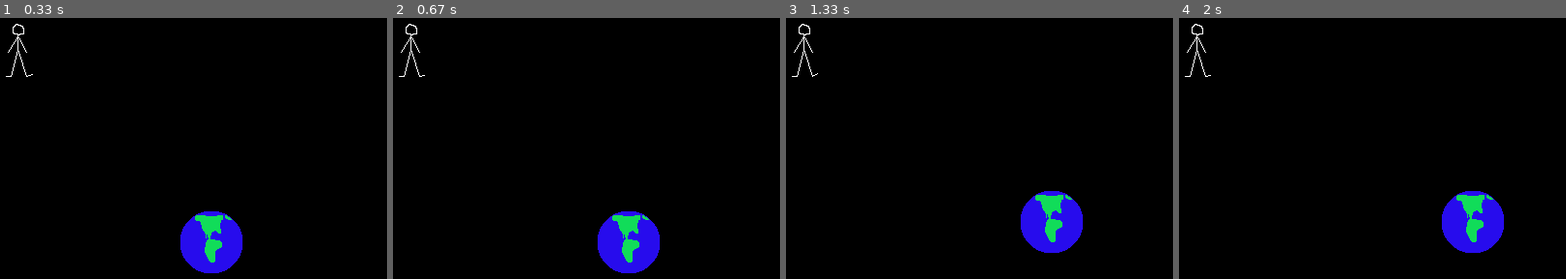
Above: before the commit, frames 1-4 (left to right).
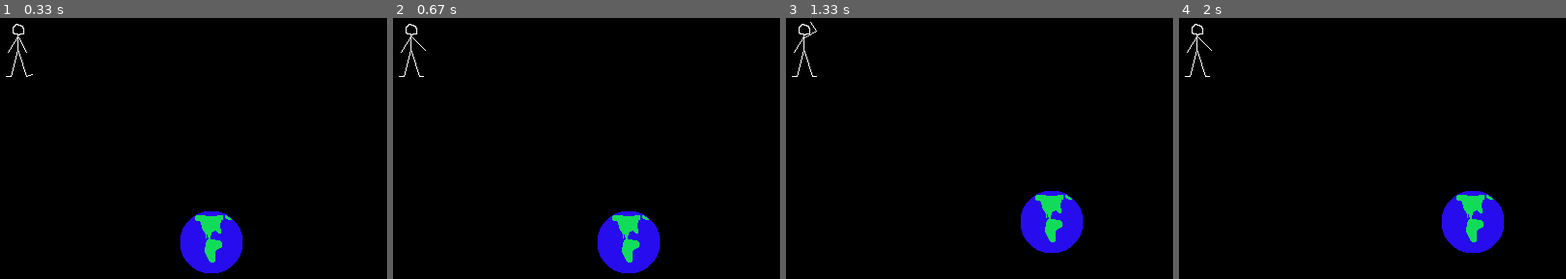
Above: after the commit, the same moments.

Repository: diegodukao/hello_pygame
Game: pygame game, started from hello_pygame.py
The game is run twice, just before and just after one commit, with the same random seed, the same clock (stepped at 60 frames per second) and the same inputs. The source is Python 2; it was converted automatically to run under Python 3.
Inputs:
- Up to frame 1 (0.33 s): no input
- Up to frame 2 (0.67 s): hold Right from 0.33 s (still down)
- Up to frame 3 (1.33 s): release Right at 0.8 s; hold Up 0.83-1.13 s; hold Right from 1.17 s (still down)
- Up to frame 4 (2 s): release Right at 1.63 s; hold Left from 1.67 s (still down)

Frame 1 is identical in both runs. In frame 2, less than 0.1% of the frame differs, in the area x 4-9%, y 7-23%; in frame 3, less than 0.1%, in the area x 5-9%, y 1-23%; in frame 4, less than 0.1%.

Commit message:
The usage of a multi-line image of frames is now allowed.

Diff:
--- a/animated_sprite.py
+++ b/animated_sprite.py
@@ -5,7 +5,7 @@
 class AnimatedSprite(sprite.Sprite):
     def __init__(self, position, image_frames, fps=10):
         sprite.Sprite.__init__(self)
-        self.frames = self.get_frames(image_frames, 1, 4)
+        self.frames = self.get_frames(image_frames, 3, 4)
         self.image = self.frames[0]
         self.rect = self.image.get_rect()
         self.rect.topleft = position
@@ -25,10 +25,12 @@
 
         frames = []
         frame_width = image_width / columns
-        for i in xrange(columns):
-            x = i * frame_width
-            y = 0
-            frames.append(image.subsurface((x, y, frame_width, image_height)))
+        frame_height = image_height / lines
+        for j in xrange(lines):
+            y = j * frame_height
+            for i in xrange(columns):
+                x = i * frame_width
+                frames.append(image.subsurface((x, y, frame_width, frame_height)))
 
         return frames
 
--- a/hello_pygame.py
+++ b/hello_pygame.py
@@ -11,7 +11,7 @@
 
         self.screen = pygame.display.set_mode(size)
 
-        guy_image = pygame.image.load("data/images/guy_idle.png")
+        guy_image = pygame.image.load("data/images/guy.png")
         guy_image = guy_image.convert()
         self.guy = AnimatedSprite([0, 0], guy_image, 10)
 
Binary file added: data/images/guy.png
